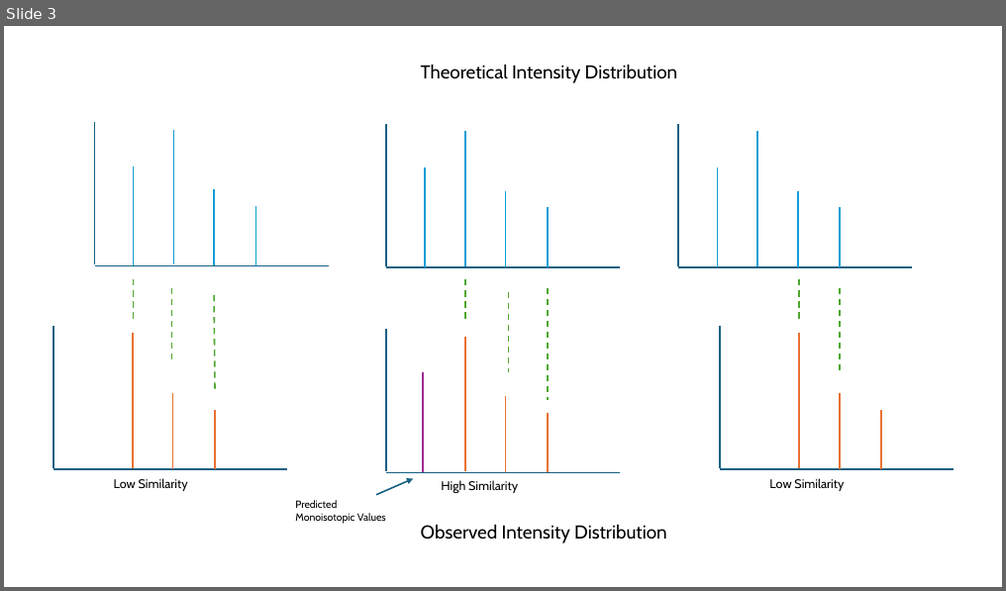
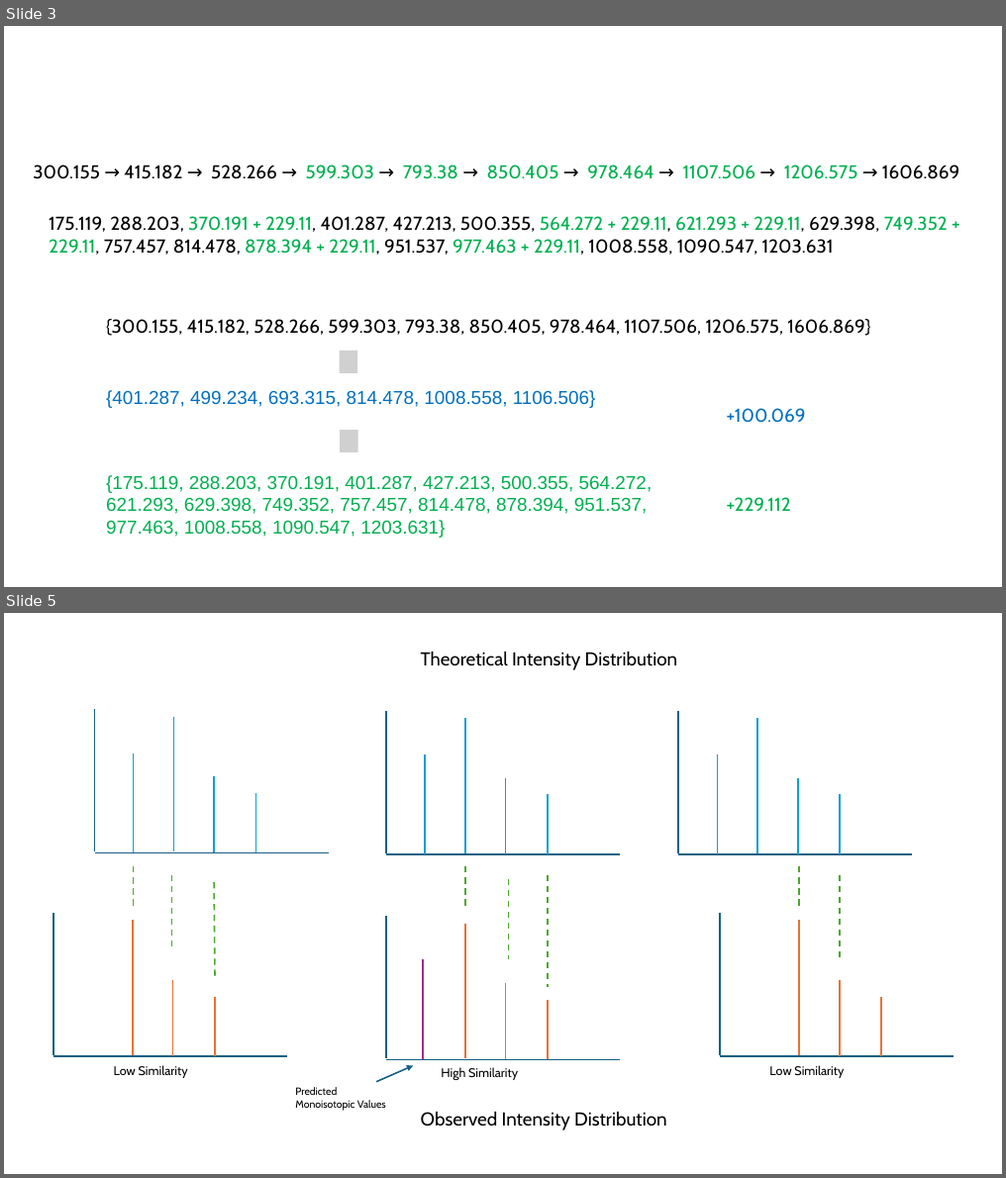
Before and after one commit to Kevinxsn/2D_spec_dict, a slide deck: Presentation1.pptx. Shown one above the other, each under a label of ours: slide 3 before the commit, slides 3 and 5 after it; the slides between them are not shown. The pictures are 1006x591 and 1006x1178 pixels, drawn with LibreOffice and Linux fonts; fonts in the diff are those of the drawing; grey boxes stand for pictures. Boxes give left, top, right and bottom in pixels: in the first picture for what was removed or moved away, otherwise in the second. Text is boxed around its words. In the diff, an @@ line names an element or a change of style, - is before the commit and + after.

```diff
--- a/Presentation1.pptx
+++ b/Presentation1.pptx
@@ slide 3 added at (4,26,1002,587), background #FFFFFF @@
@@ text added at (33,165,959,179), 18 pt, text #00B050 @@
+300.155 → 415.182 → 528.266 → 599.303 → 793.38 → 850.405 → 978.464 → 1107.506 → 1206.575 → 1606.869
@@ text added at (49,216,947,255), 18 pt, text #000000 @@
+175.119, 288.203, 370.191 + 229.11, 401.287, 427.213, 500.355, 564.272 + 229.11, 621.293 + 229.11, 629.398, 749.352 + 229.11, 757.457, 814.478, 878.394 + 229.11, 951.537, 977.463 + 229.11, 1008.558, 1090.547, 1203.631
@@ text added at (106,319,870,336), 18 pt, text #000000 @@
+{300.155, 415.182, 528.266, 599.303, 793.38, 850.405, 978.464, 1107.506, 1206.575, 1606.869}
@@ picture added at (340,351,358,373) @@
@@ text added at (106,390,596,408), 18 pt, text #0070C0 @@
+{401.287, 499.234, 693.315, 814.478, 1008.558, 1106.506}
@@ text added at (727,408,806,423), 18 pt, text #0070C0 @@
++100.069
@@ picture added at (341,430,358,453) @@
@@ text added at (106,475,652,538), 18 pt, text #00B050 @@
+{175.119, 288.203, 370.191, 401.287, 427.213, 500.355, 564.272, 621.293, 629.398, 749.352, 757.457, 814.478, 878.394, 951.537, 977.463, 1008.558, 1090.547, 1203.631}
@@ text added at (727,497,791,511), 18 pt, text #00B050 @@
++229.112
@@ what was slide 3 is now slide 5 @@
```
Also in this commit, not shown: 1 slide changed, 5 other slides added, 23 other files.
